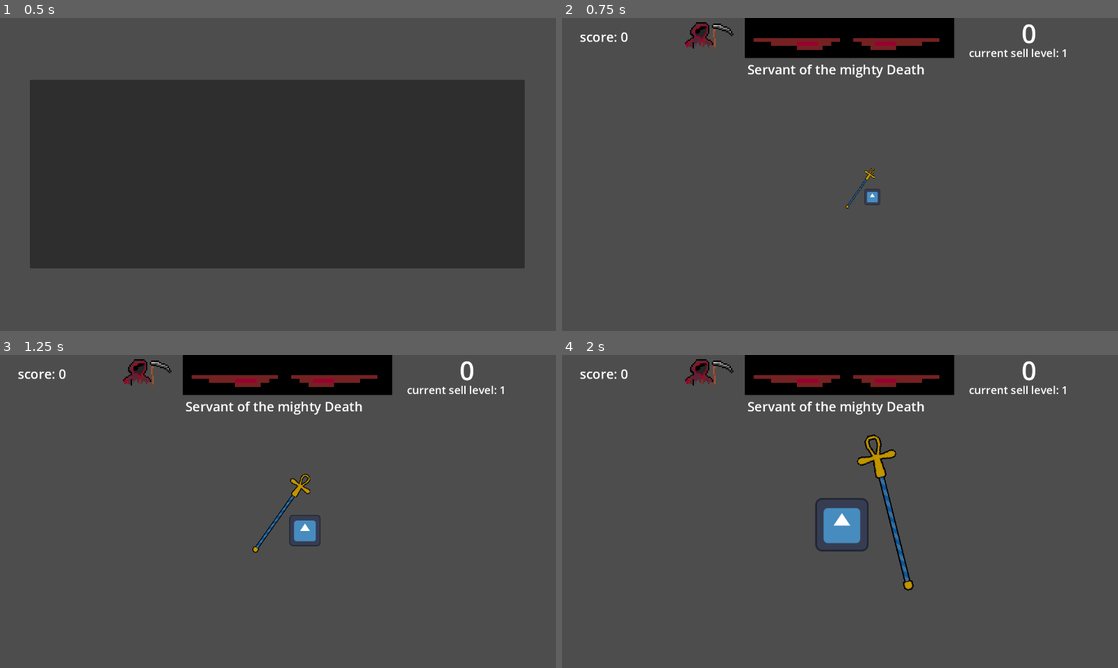
Above: before the commit, frames 1-4 (two rows, left to right).
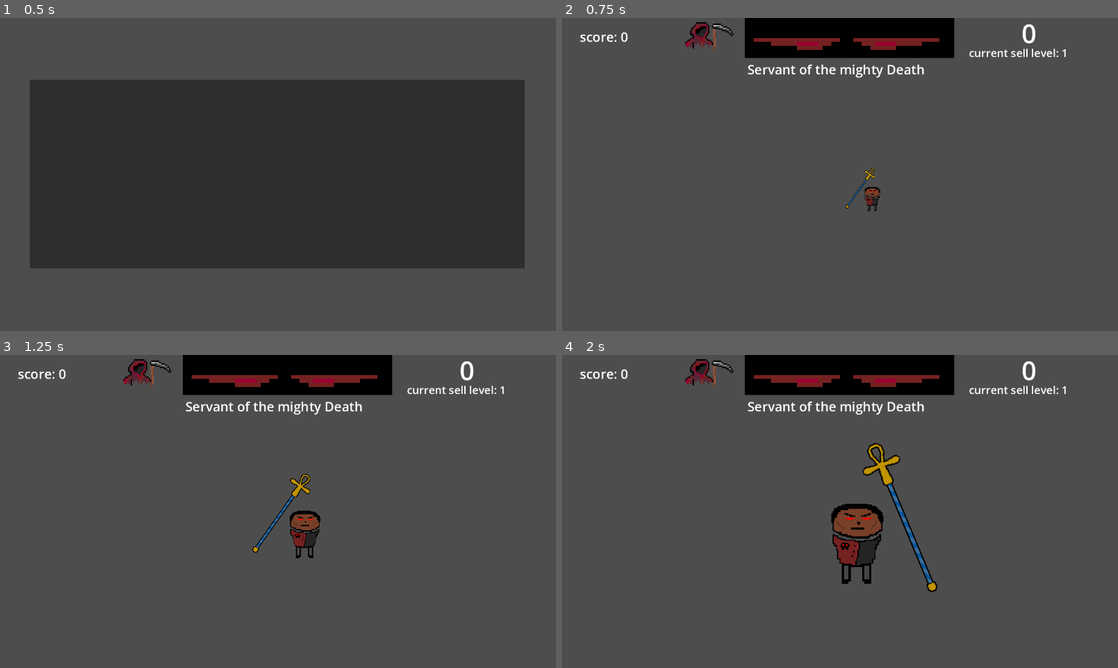
Above: after the commit, the same moments.

Repository: dkristia/Soul-Harvester
Game: Godot game, scene res://Scenes/StartManu/Menu.tscn
Same seed, same stepped clock (60 frames per second), same inputs: the game is played once before the commit and once after it. The engine's default icon, where the game draws it, is replaced by a stand-in: a white triangle on a blue panel in a dark square.
Inputs (mouse positions are in pixels of both pictures, inside the frame that each line leads up to):
- Up to frame 1 (0.5 s): no input
- Up to frame 2 (0.75 s): click (840, 174) at 0.5 s
- Up to frame 3 (1.25 s): no input
- Up to frame 4 (2 s): move the mouse to (962, 495) at 1.27 s; hold D (right) from 1.28 s (still down); hold Tab (Dash) from 1.28 s (still down)

Frame 1 is identical in both runs. In frame 2, 0.2% of the frame differs, in the area x 54-58%, y 54-62%; in frame 3, 0.6%; in frame 4, 3.4%, in the area x 45-68%, y 25-76%.

Commit message:
add animations

Diff:
--- a/Objects/Player/player.gd
+++ b/Objects/Player/player.gd
@@ -10,7 +10,7 @@
 func _ready():
 	var spawnpos = get_viewport().get_visible_rect().size/2
 	position = spawnpos
-
+	$MainSprite.play("Ddefault")
 
 func _physics_process(delta):
 	var directions = get_directions()
@@ -20,10 +20,17 @@
 	if Input.is_action_just_pressed("main_ability"):
 		_anubis_main_ability() if global.AnubisMode else _death_main_ability()
 
+	if Input.get_action_strength("right") or Input.get_action_strength("left") or Input.get_action_strength("down") or Input.get_action_strength("up"):
+		playanim()
 	velocity = directions * global.speed * delta
 
+	if  Input.is_action_just_pressed("left"):
+		$MainSprite.set_flip_h(true)
+	elif Input.is_action_just_pressed("right"):
+		$MainSprite.set_flip_h(false)
+
 	if Input.is_action_pressed("Dash") and DashAvailable:
-		velocity = directions * global.speed * 2 * delta
+		velocity = directions * global.speed * 5 * delta
 		dashedDistance += 45 * delta
 
 		if dashedDistance > 10:
@@ -46,6 +53,7 @@
 		(Input.get_action_strength("right") - Input.get_action_strength("left")),
 		(Input.get_action_strength("down") - Input.get_action_strength("up"))
 	)
+
 
 	if abs(directions).x + abs(directions.y) >= sqrt(2):
 		var dirx
@@ -88,3 +96,13 @@
 func _on_dashimer_timeout():
 	DashAvailable=true
 	dashedDistance=0
+
+func playanim():
+	if global.AnubisMode:
+		$MainSprite.play("Awalking")
+		await $MainSprite.animation_finished
+		$MainSprite.play("Adefault")
+	else:
+		$MainSprite.play("Dwalking")
+		await $MainSprite.animation_finished
+		$MainSprite.play("Ddefault")
--- a/Objects/Player/player.tscn
+++ b/Objects/Player/player.tscn
@@ -1,12 +1,21 @@
-[gd_scene load_steps=12 format=3 uid="uid://cjb5sf04lvpfr"]
+[gd_scene load_steps=21 format=3 uid="uid://cjb5sf04lvpfr"]
 
-[ext_resource type="Texture2D" uid="uid://t7n25g7bmk2k" path="res://icon.svg" id="1_fke4s"]
 [ext_resource type="Script" path="res://Objects/Player/player.gd" id="1_jhjqj"]
 [ext_resource type="Script" path="res://Objects/Player/PickupRadius.gd" id="2_k3vsl"]
 [ext_resource type="PackedScene" uid="uid://dk18t2m2vlsbr" path="res://Objects/Player/radius.tscn" id="3_5jch1"]
+[ext_resource type="Texture2D" uid="uid://ck3xp442fp54x" path="res://Assets/dude.png" id="4_6csju"]
 [ext_resource type="Script" path="res://Objects/Player/camera.gd" id="5_kan6u"]
+[ext_resource type="Texture2D" uid="uid://cme67x4s7s4bc" path="res://Assets/walkframe1.png" id="5_oapd5"]
 [ext_resource type="Texture2D" uid="uid://ddb3hpb72ns4w" path="res://Assets/staff.png" id="6_5c2id"]
 [ext_resource type="Script" path="res://Objects/Player/Staff.gd" id="6_5uqvr"]
+[ext_resource type="Texture2D" uid="uid://cbubsc2hpspsu" path="res://Assets/walkframe2.png" id="6_iwnyg"]
+[ext_resource type="Texture2D" uid="uid://dpjmrrl41y1xd" path="res://Assets/walkframe3.png" id="7_1g2y5"]
+[ext_resource type="Texture2D" uid="uid://6ksvt6g2abpn" path="res://Assets/walkframe4.png" id="8_tmb6x"]
+[ext_resource type="Texture2D" uid="uid://bkrjw0gm5ruqg" path="res://Assets/badDude.png" id="9_xjtff"]
+[ext_resource type="Texture2D" uid="uid://bl4jondkfqek" path="res://Assets/DwalkFrame1.png" id="10_p0kf5"]
+[ext_resource type="Texture2D" uid="uid://cac7bdv7pnhog" path="res://Assets/DwalkFrame2.png" id="11_ivvu1"]
+[ext_resource type="Texture2D" uid="uid://cds2qnghvqcsp" path="res://Assets/DwalkFrame3.png" id="12_un4ix"]
+[ext_resource type="Texture2D" uid="uid://d3nmrl71eoisw" path="res://Assets/DwalkFrame4.png" id="13_87fpd"]
 
 [sub_resource type="CircleShape2D" id="CircleShape2D_6qokj"]
 
@@ -16,11 +25,74 @@
 animations = [{
 "frames": [{
 "duration": 1.0,
-"texture": ExtResource("1_fke4s")
+"texture": ExtResource("4_6csju")
 }],
-"loop": true,
-"name": &"default",
+"loop": false,
+"name": &"Adefault",
 "speed": 5.0
+}, {
+"frames": [{
+"duration": 1.0,
+"texture": ExtResource("5_oapd5")
+}, {
+"duration": 1.0,
+"texture": ExtResource("6_iwnyg")
+}, {
+"duration": 1.0,
+"texture": ExtResource("5_oapd5")
+}, {
+"duration": 1.0,
+"texture": ExtResource("4_6csju")
+}, {
+"duration": 1.0,
+"texture": ExtResource("7_1g2y5")
+}, {
+"duration": 1.0,
+"texture": ExtResource("8_tmb6x")
+}, {
+"duration": 1.0,
+"texture": ExtResource("7_1g2y5")
+}, {
+"duration": 1.0,
+"texture": ExtResource("4_6csju")
+}],
+"loop": false,
+"name": &"Awalking",
+"speed": 8.0
+}, {
+"frames": [{
+"duration": 1.0,
+"texture": ExtResource("9_xjtff")
+}],
+"loop": false,
+"name": &"Ddefault",
+"speed": 5.0
+}, {
+"frames": [{
+"duration": 1.0,
+"texture": ExtResource("10_p0kf5")
+}, {
+"duration": 1.0,
+"texture": ExtResource("11_ivvu1")
+}, {
+"duration": 1.0,
+"texture": ExtResource("10_p0kf5")
+}, {
+"duration": 1.0,
+"texture": ExtResource("9_xjtff")
+}, {
+"duration": 1.0,
+"texture": ExtResource("12_un4ix")
+}, {
+"duration": 1.0,
+"texture": ExtResource("13_87fpd")
+}, {
+"duration": 1.0,
+"texture": ExtResource("9_xjtff")
+}],
+"loop": false,
+"name": &"Dwalking",
+"speed": 15.0
 }]
 
 [sub_resource type="CircleShape2D" id="CircleShape2D_dyyid"]
@@ -47,7 +119,11 @@
 shape = SubResource("RectangleShape2D_2eqvl")
 
 [node name="MainSprite" type="AnimatedSprite2D" parent="."]
+texture_filter = 1
+position = Vector2(0.500009, 14.25)
+scale = Vector2(2.73, 2.635)
 sprite_frames = SubResource("SpriteFrames_id8y5")
+animation = &"Ddefault"
 
 [node name="InnerPickupRadius" type="Area2D" parent="."]
 
--- a/Objects/Soul/soul.tscn
+++ b/Objects/Soul/soul.tscn
@@ -1,17 +1,17 @@
 [gd_scene load_steps=5 format=3 uid="uid://fxcy6ik66bad"]
 
 [ext_resource type="Script" path="res://Objects/Soul/soul.gd" id="1_80oym"]
-[ext_resource type="Texture2D" uid="uid://bjh5nlvywuuhh" path="res://Assets/soul.png" id="2_2mcv5"]
+[ext_resource type="Texture2D" uid="uid://b0ibqxh3vhquk" path="res://Assets/citizen.png" id="3_fjlqx"]
 
 [sub_resource type="SpriteFrames" id="SpriteFrames_0sjfb"]
 animations = [{
 "frames": [{
 "duration": 1.0,
-"texture": ExtResource("2_2mcv5")
+"texture": ExtResource("3_fjlqx")
 }],
 "loop": true,
 "name": &"default",
-"speed": 5.0
+"speed": 0.5
 }]
 
 [sub_resource type="CircleShape2D" id="CircleShape2D_emv7u"]
@@ -20,7 +20,8 @@
 script = ExtResource("1_80oym")
 
 [node name="Sprite" type="AnimatedSprite2D" parent="."]
-scale = Vector2(0.599994, 0.599994)
+position = Vector2(337.25, 109)
+scale = Vector2(3.875, 3.14)
 sprite_frames = SubResource("SpriteFrames_0sjfb")
 
 [node name="Hitbox" type="CollisionShape2D" parent="."]
Renamed: Anubisss.png -> Assets/Anubisss.png
Not shown, added: Assets/Anubisss.png.import
Binary file added: Assets/DwalkFrame1.png
Not shown, added: Assets/DwalkFrame1.png.import
Binary file added: Assets/DwalkFrame2.png
Not shown, added: Assets/DwalkFrame2.png.import
Binary file added: Assets/DwalkFrame3.png
Not shown, added: Assets/DwalkFrame3.png.import
Binary file added: Assets/DwalkFrame4.png
Not shown, added: Assets/DwalkFrame4.png.import
Binary file added: Assets/badDude.png
Not shown, added: Assets/badDude.png.import
(and 12 more such lines)
